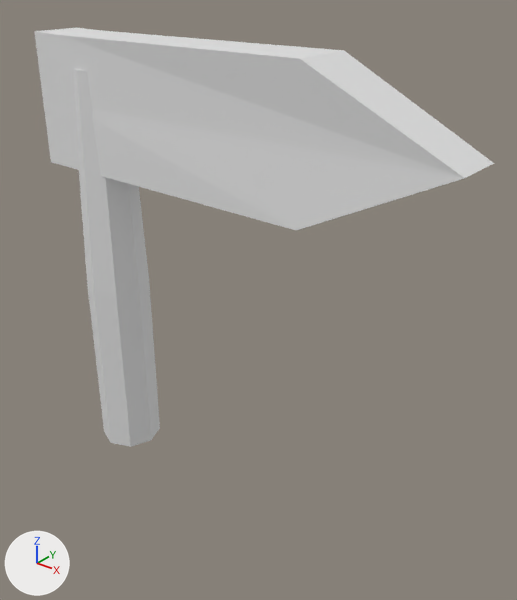
What one commit did to the Blender file salemstalker/Assets/3D/buildings/sign.blend.
The view is the same before and after, from a 50 mm lens placed at (2.13, -1.74, 1.69), pointed at (0.69, 0.06, 0.58). The axes (+X, +Y, +Z) are drawn at lower left. The lights are the same throughout.
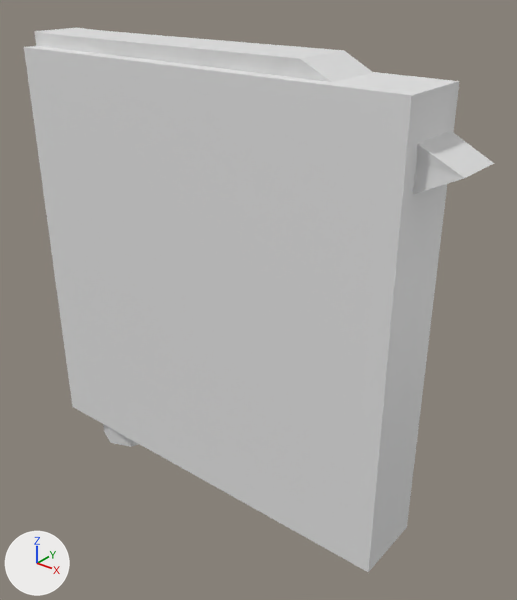
Commit message: model colonys

Boxes (x1, y1, x2, y2) around the edits, measured in the pictures (517 x 600 px):
'colision-colony', added: after (24, 46, 460, 572)
'Cube', unchanged, covered by the edit: before (34, 28, 494, 230); after (34, 28, 494, 194)
'Cylinder', unchanged, covered by the edit: before (74, 69, 160, 447); after (103, 424, 138, 447)

The change, as a list of edits to the scene's bpy script:
```text
Add me_cube:
    me_cube.from_pydata(...)  # a box spanning x -1.0..1.0, y -1.0..1.0, z -1.0..1.0
Add ob_colision_colony:
    ob_colision_colony = bpy.data.objects.new('colision-colony', me_cube)
    ob_colision_colony.location = (0.537, 0.0, 0.607)
    ob_colision_colony.scale = (0.778, 0.134, 0.778)
```
